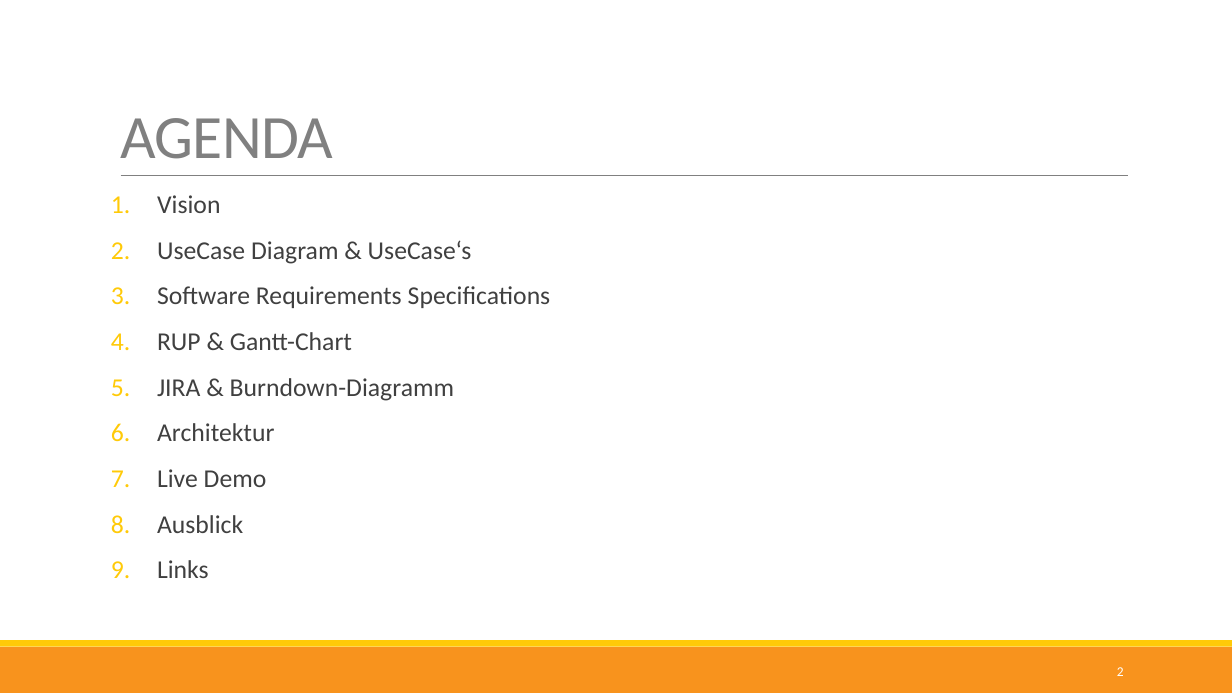
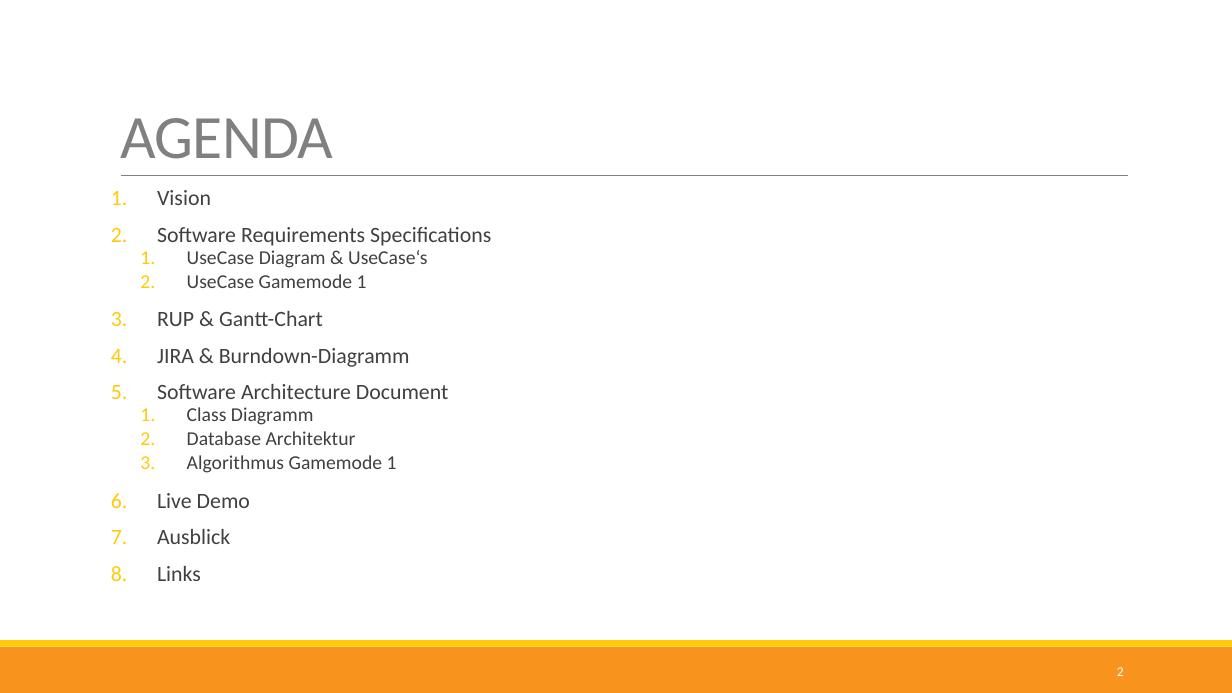
Before and after one commit to nappydevelopment/Nappy-the-ingenious-docs, a slide deck: slide 2 of Midterm-PPP.pptx. Drawn at 1232x693 pixels with LibreOffice and Linux fonts; fonts in the diff are those of the drawing. Boxes give left, top, right and bottom in pixels: in the first picture for what was removed or moved away, otherwise in the second. Text is boxed around its words. In the diff, an @@ line names an element or a change of style, - is before the commit and + after.

```diff
--- a/Midterm-PPP.pptx
+++ b/Midterm-PPP.pptx
@@ text at box(157, 190, 428, 581): size 20 to 17 pt in "Vision", "RUP & Gantt-Chart", "JIRA & Burndown-Diagramm", "Live Demo" and 2 more places; size 20 to 15.3 pt in "UseCase Diagram & UseCase‘s"; line spacing 0.9 to 0.7; list level 1 to 2 in "UseCase Diagram & UseCase‘s" @@
@@ text at box(157, 227, 491, 246): paragraph added @@
+2. Software Requirements Specifications
@@ text at box(187, 274, 367, 288): text changed; size 20 to 15.3 pt @@
-3. Software Requirements Specifications
+  2. UseCase Gamemode 1
@@ text at box(157, 384, 449, 473): text changed; size 20 to 15.3 pt @@
-6. Architektur
+5. Software Architecture Document
+  1. Class Diagramm
+  2. Database Architektur
+  3. Algorithmus Gamemode 1
```
Also in this commit, not shown: 1 other slide changed, 1 slide added, 2 slides removed.
